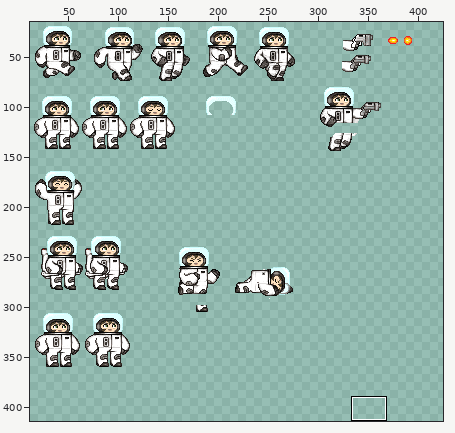
One commit to this sprite sheet: sprites/SheetTinyAstronaut.png. The first picture is a wide view before the edit; the outline marks the close-up.
Close-up. Old version:
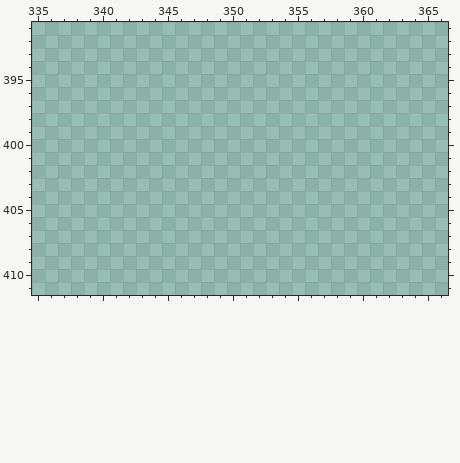
The file is 460x448 pixels. Colours within 5 levels of each other are drawn and written as one. Shown: x 335..366, y 391..411. The wide view leaves out empty margins. The commit also changed other parts of the picture, which this record leaves out.
After:
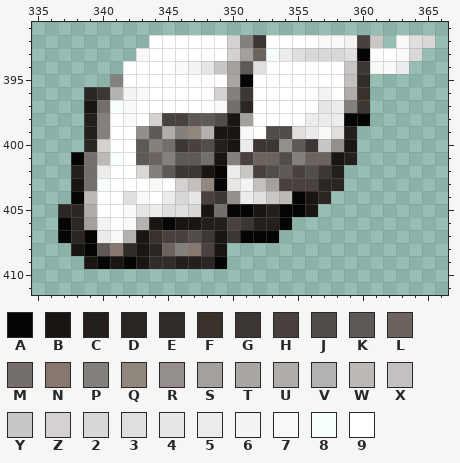
Palette (. is transparent): A #050504  B #181513  C #241f1d  D #2b2523  E #312c29  F #39322b  G #3c3634  H #49413e  J #534d49  K #5e5856  L #6b645e  M #756f6c  N #887671  P #83807e  Q #90877e  R #948f8c  S #a4a09e  T #aaa6a4  U #afacaa  V #b4b2b1  W #bcb9b7  X #c3c0bf  Y #c9c7c5  Z #d4d1d0  2 #dad8d7  3 #e1dfde  4 #e7e6e5  5 #edecec  6 #f4f3f3  7 #f9f9f8  8 #f7ffff  9 #ffffff
Diff:
Changed rows in their new state; - is an unchanged pixel.
first column x 337:
392 -------999999ZPG9999776HY-732
393 ------7999999ZSL8532223A9972-
394 -----9999764YSK3999999YG775--
395 ----P99999999TA9999999XE-----
396 --DGV6799999ZPG9999969UF-----
397 --BM879999997MD9999945PG-----
398 --CP979ZHHKKJBS9999555AA-----
399 --CP99RKUPQVBB79JJ3573C------
400 --DZ99KPMGHJCB5GGRKGYRB------
401 -AMW89KLPKKMBPHLLJPLLBC------
402 -CM5992PKGGBA5YHJKHJGC-------
403 -BM899979ZXQA46XSHHHDD-------
404 -AW99379524HGR53YWABD--------
405 DDU99745332BMAABCAAB---------
406 ADS697VBABBCCHGCCA-----------
407 ADA57VBFHHJGBGAAA------------
408 -BAKNEBDLPNHB----------------
409 --BABABEECCDA----------------
Boxes around the changes in both close-ups, in picture pixels (x1, y1, x2, y2):
added: (58, 35, 435, 269)
